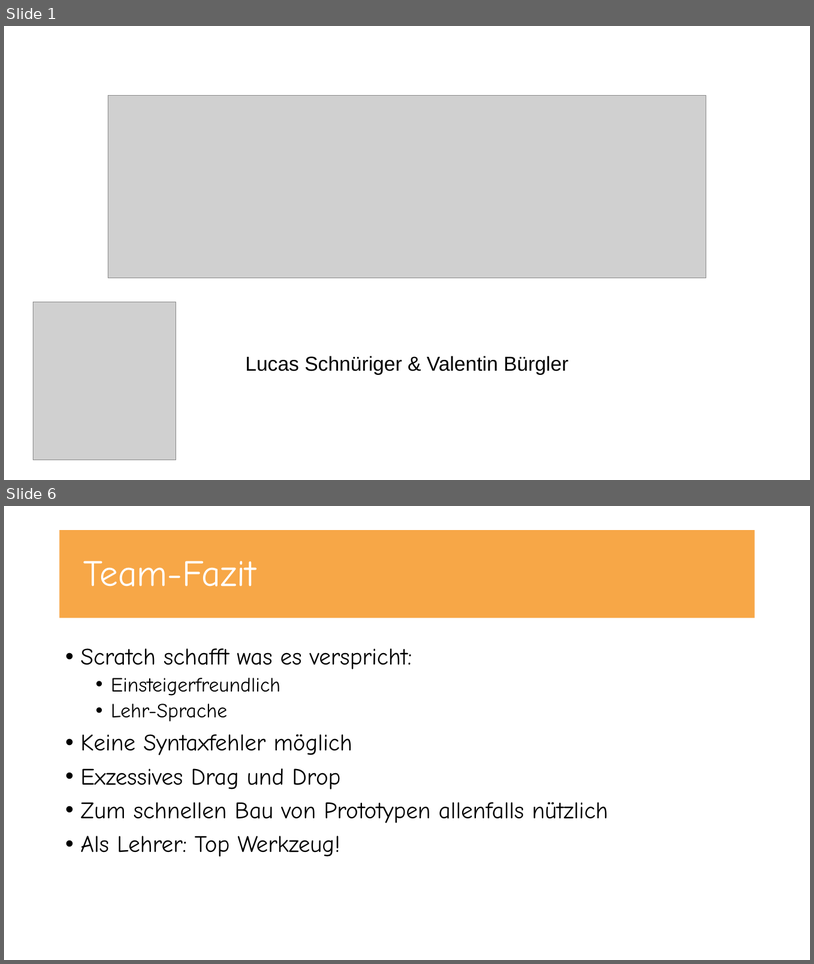
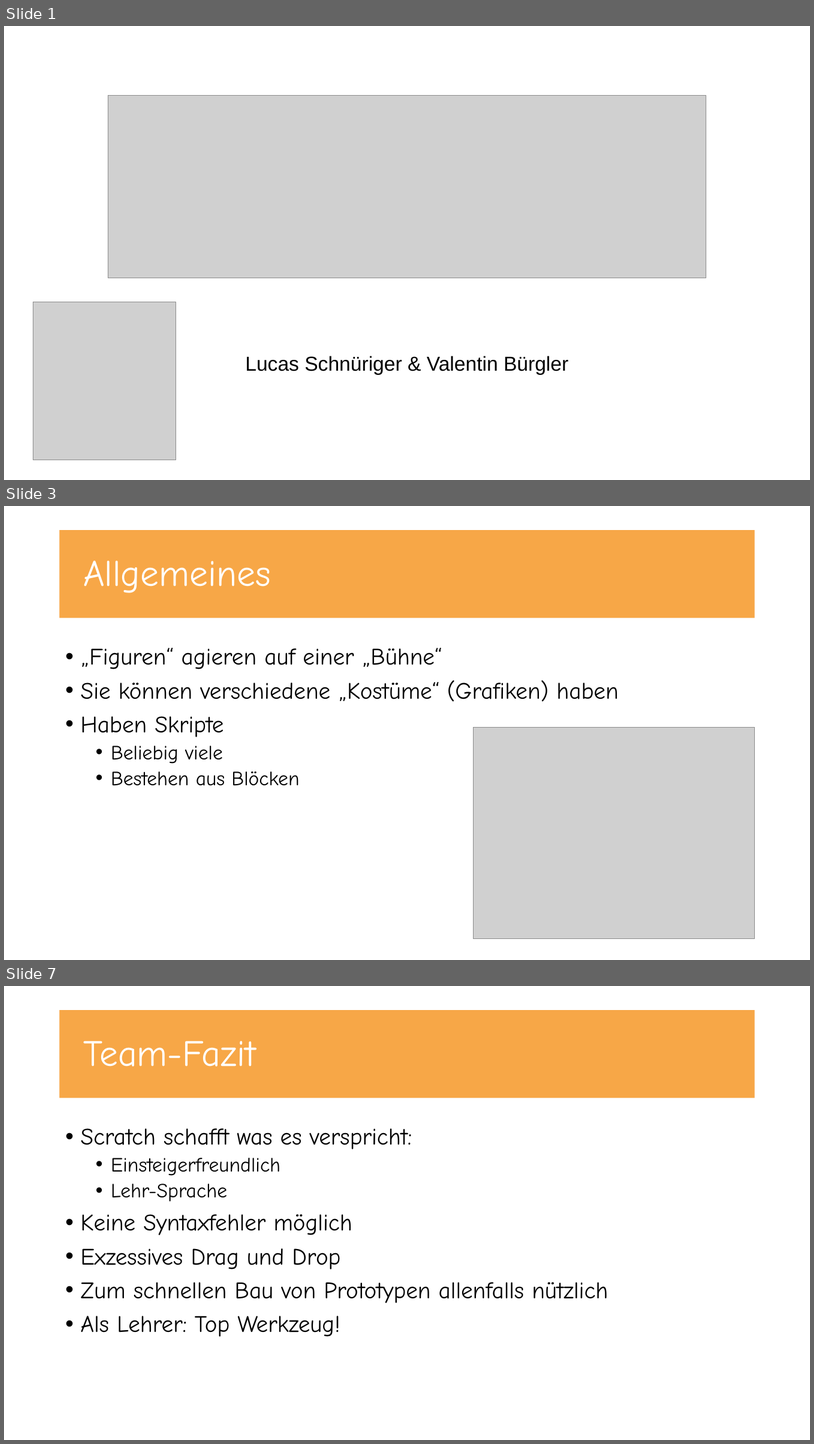
Before and after one commit to UncleBench/PCP-Projekt, a slide deck: Praesentation.pptx. Shown one above the other, each under a label of ours: slides 1 and 6 before the commit, slides 1, 3 and 7 after it; the slides between them are not shown. The pictures are 814x964 and 814x1444 pixels, drawn with LibreOffice and Linux fonts; fonts in the diff are those of the drawing; grey boxes stand for pictures. Boxes give left, top, right and bottom in pixels: in the first picture for what was removed or moved away, otherwise in the second. Text is boxed around its words. In the diff, an @@ line names an element or a change of style, - is before the commit and + after.

```diff
--- a/Praesentation.pptx
+++ b/Praesentation.pptx
@@ slide 3 added at box(4, 506, 810, 960), background #FFFFFF @@
@@ title added at box(60, 530, 755, 618), fill #F7A747, 44 pt, text #FFFFFF @@
+Allgemeines
@@ text added at box(81, 648, 618, 786), 28 pt, text #000000 @@
+• „Figuren“ agieren auf einer „Bühne“
+• Sie können verschiedene „Kostüme“ (Grafiken) haben
+• Haben Skripte
+  • Beliebig viele
+  • Bestehen aus Blöcken
@@ picture added at box(473, 727, 755, 939) @@
@@ what was slide 6 is now slide 7 @@
```
Also in this commit, not shown: 4 slides changed, 1 other file.
